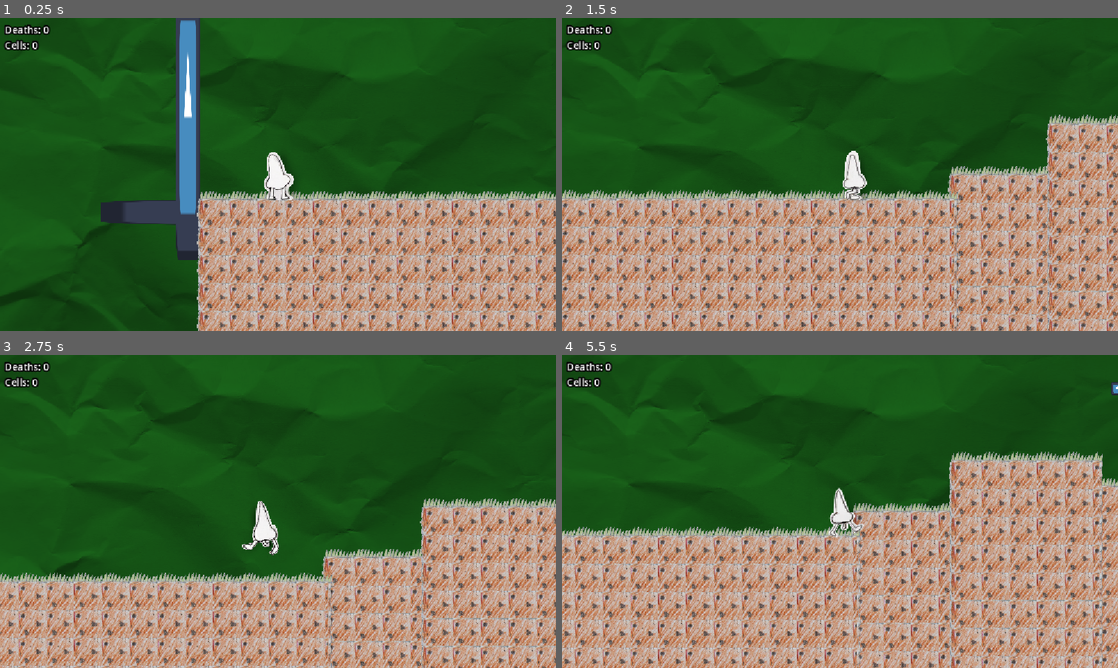
Above: before the commit, frames 1-4 (two rows, left to right).
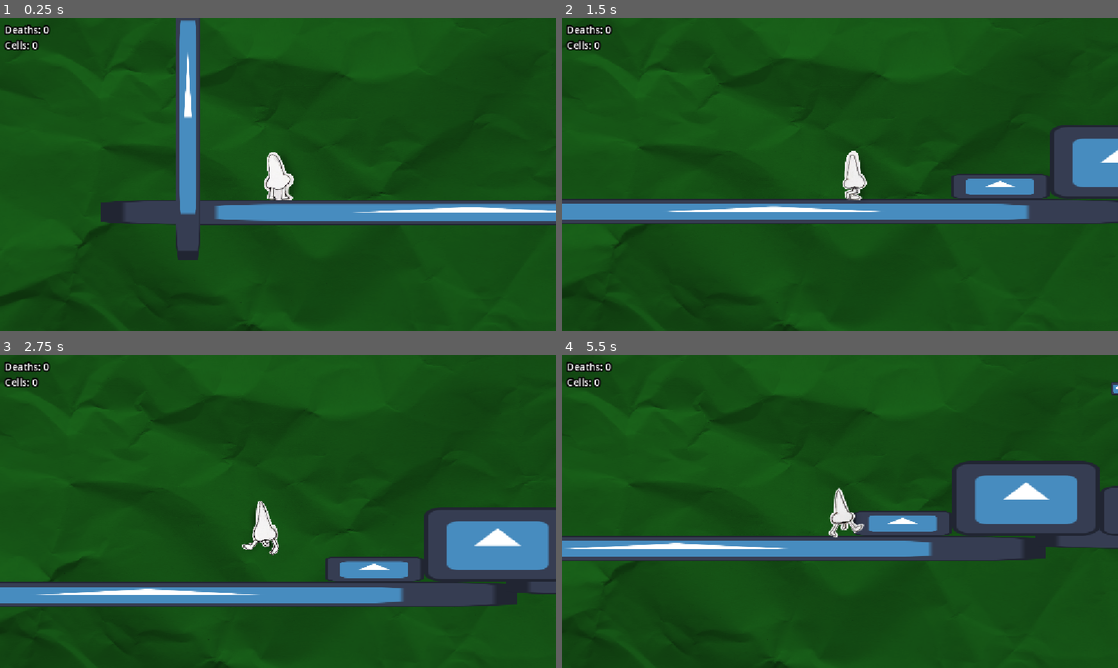
Above: after the commit, the same moments.

Repository: lmg-abe/runny-nose
Game: Godot game, scene res://area_1.tscn
Two runs of this game, one before a commit and one after it. Both use one fixed random seed, a clock stepped at 60 frames per second and the inputs below. The engine's default icon, where the game draws it, is replaced by a stand-in: a white triangle on a blue panel in a dark square.
Inputs:
- Up to frame 1 (0.25 s): no input
- Up to frame 2 (1.5 s): hold D (move_right) from 0.53 s (still down); tap 3 (dash) at 0.6 s; tap Space (jump) at 0.77 s; tap 2 (pick_up) at 1.35 s
- Up to frame 3 (2.75 s): tap Space (jump) at 1.52 s; release D (move_right) at 2.03 s; hold A (move_left) from 2.03 s (still down); tap 1 (sneeze) at 2.1 s
- Up to frame 4 (5.5 s): release A (move_left) at 2.78 s; hold D (move_right) 2.78-4.28 s; tap 3 (dash) at 2.85, 5.1 s; tap Space (jump) at 3.02, 3.77, 4.52 s; tap 2 (pick_up) at 3.6 s; hold A (move_left) 4.28-5.03 s; tap 1 (sneeze) at 4.35 s; hold D (move_right) from 5.03 s (still down)

The runs differ from the first frame. In frame 1, 28% of the frame differs, in the area x 35-100%, y 55-100%; in frame 2, 48%; in frame 3, 37%; in frame 4, 52%, in the area x 0-100%, y 30-100%.

Commit message:
hid tileset

Diff:
--- a/area_1.tscn
+++ b/area_1.tscn
@@ -135,6 +135,7 @@
 scale = Vector2(1, 11.905)
 
 [node name="NinePatchRect6" type="NinePatchRect" parent="." unique_id=2097562094]
+visible = false
 offset_left = 3513.0
 offset_top = 83.0
 offset_right = 12118.0
@@ -149,6 +150,7 @@
 axis_stretch_vertical = 1
 
 [node name="NinePatchRect7" type="NinePatchRect" parent="." unique_id=1614676304]
+visible = false
 offset_left = 5513.0
 offset_top = -454.0
 offset_right = 5946.0
@@ -163,6 +165,7 @@
 axis_stretch_vertical = 1
 
 [node name="NinePatchRect2" type="NinePatchRect" parent="." unique_id=1139790082]
+visible = false
 offset_left = 2167.0
 offset_top = 22.0
 offset_right = 2743.0
@@ -177,6 +180,7 @@
 axis_stretch_vertical = 1
 
 [node name="NinePatchRect4" type="NinePatchRect" parent="." unique_id=470678578]
+visible = false
 offset_left = 3435.0
 offset_top = -108.0
 offset_right = 4125.0
@@ -191,6 +195,7 @@
 axis_stretch_vertical = 1
 
 [node name="NinePatchRect3" type="NinePatchRect" parent="." unique_id=2058014100]
+visible = false
 offset_left = 2676.0
 offset_top = -240.0
 offset_right = 3492.0
@@ -205,6 +210,7 @@
 axis_stretch_vertical = 1
 
 [node name="NinePatchRect5" type="NinePatchRect" parent="." unique_id=470893135]
+visible = false
 offset_left = 4077.0
 offset_top = -237.0
 offset_right = 4893.0
@@ -219,6 +225,7 @@
 axis_stretch_vertical = 1
 
 [node name="NinePatchRect" type="NinePatchRect" parent="." unique_id=1791251047]
+visible = false
 offset_left = -151.0
 offset_top = 148.0
 offset_right = 2237.0
